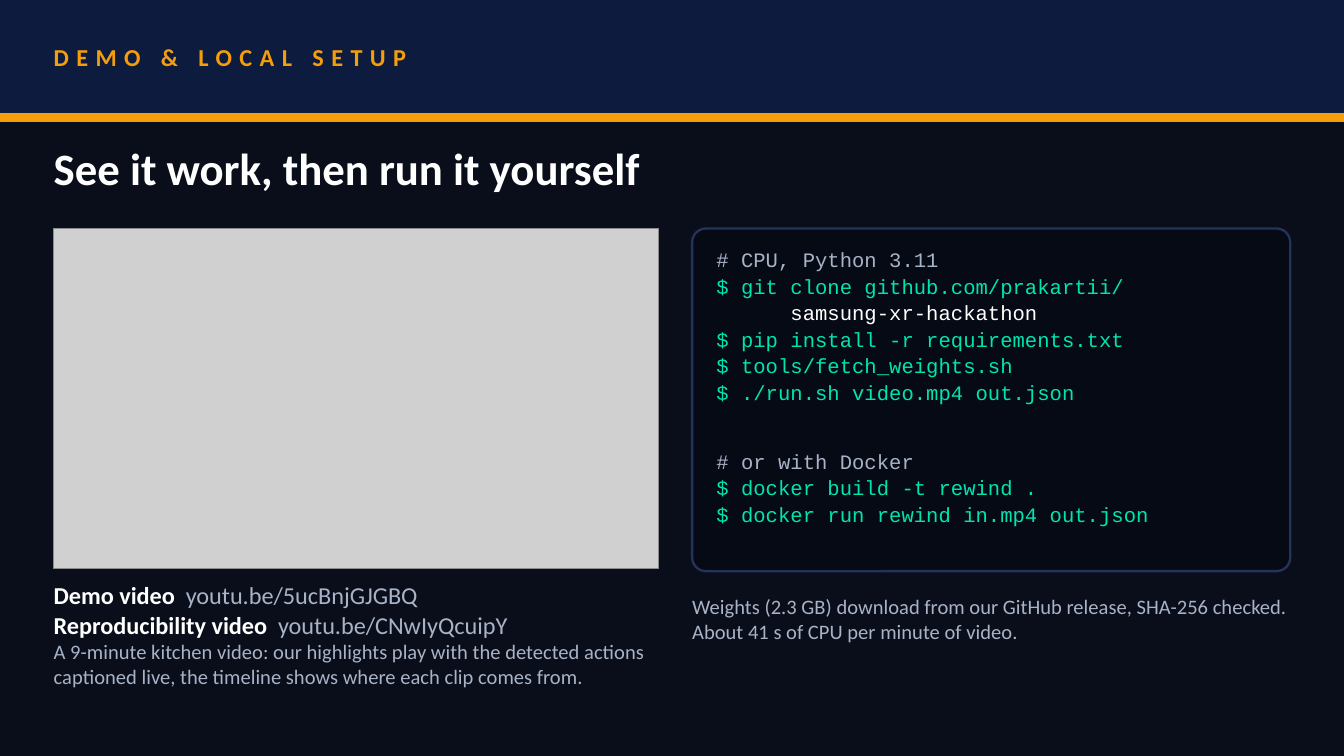
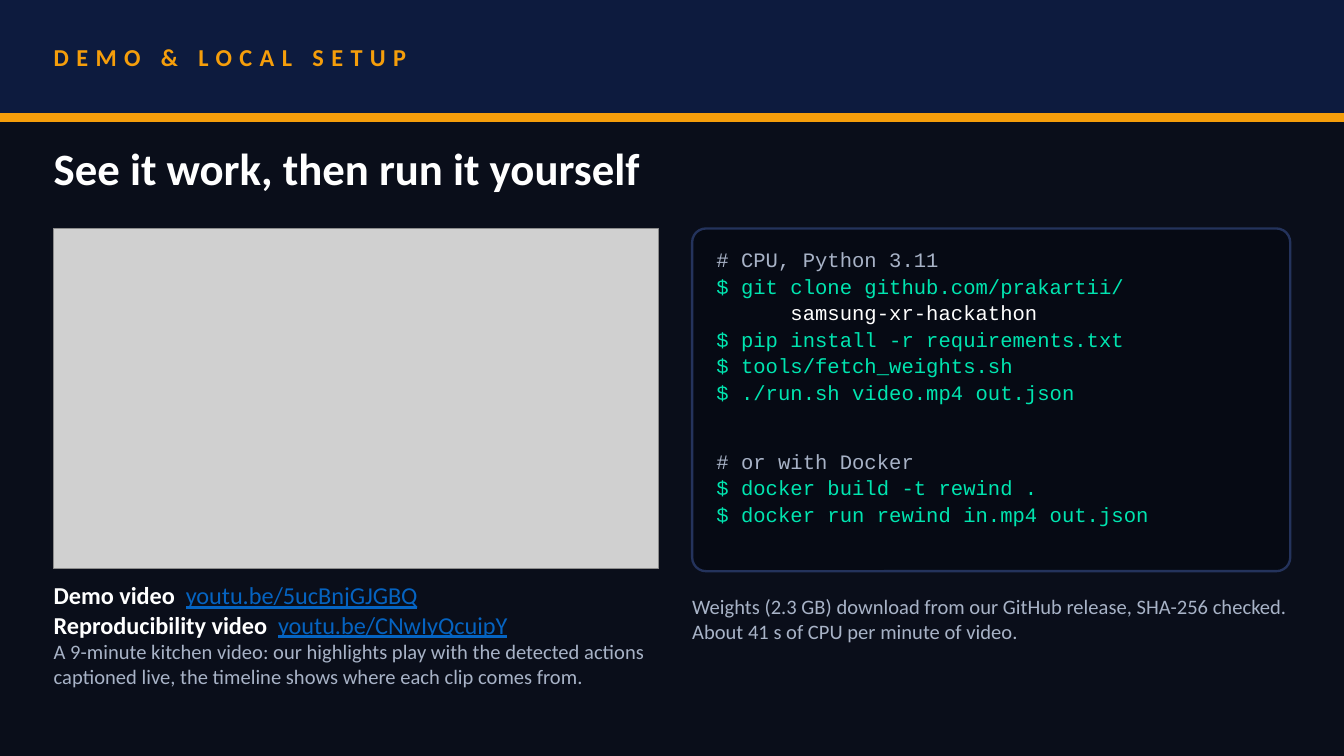
Before and after one commit to prakartii/samsung-xr-hackathon, a slide deck: slide 7 of docs/VITVellore_Nexus.pptx. Drawn at 1344x756 pixels with LibreOffice and Linux fonts; fonts in the diff are those of the drawing; grey boxes stand for pictures. Boxes give left, top, right and bottom in pixels: in the first picture for what was removed or moved away, otherwise in the second. Text is boxed around its words. In the diff, an @@ line names an element or a change of style, - is before the commit and + after.

Commit message:
Deck: clickable links to both videos and the repository

```diff
--- a/docs/VITVellore_Nexus.pptx
+++ b/docs/VITVellore_Nexus.pptx
@@ text at (54, 587, 507, 638): text colour #A8B3C7 to #0563C1, underline on in "youtu.be/5ucBnjGJGBQ", "youtu.be/CNwIyQcuipY" @@
```
Also in this commit, not shown: 1 other slide changed, 2 other files.
